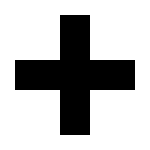
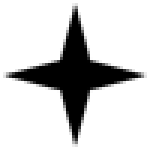
Revision of a layered 150 x 150 image; what changed, layer by layer:
renamed "Layer 1 copy" to "+", painted on it, masked it over box(3, 3, 147, 147)
removed layer "Layer 1" over box(60, 15, 90, 135)
